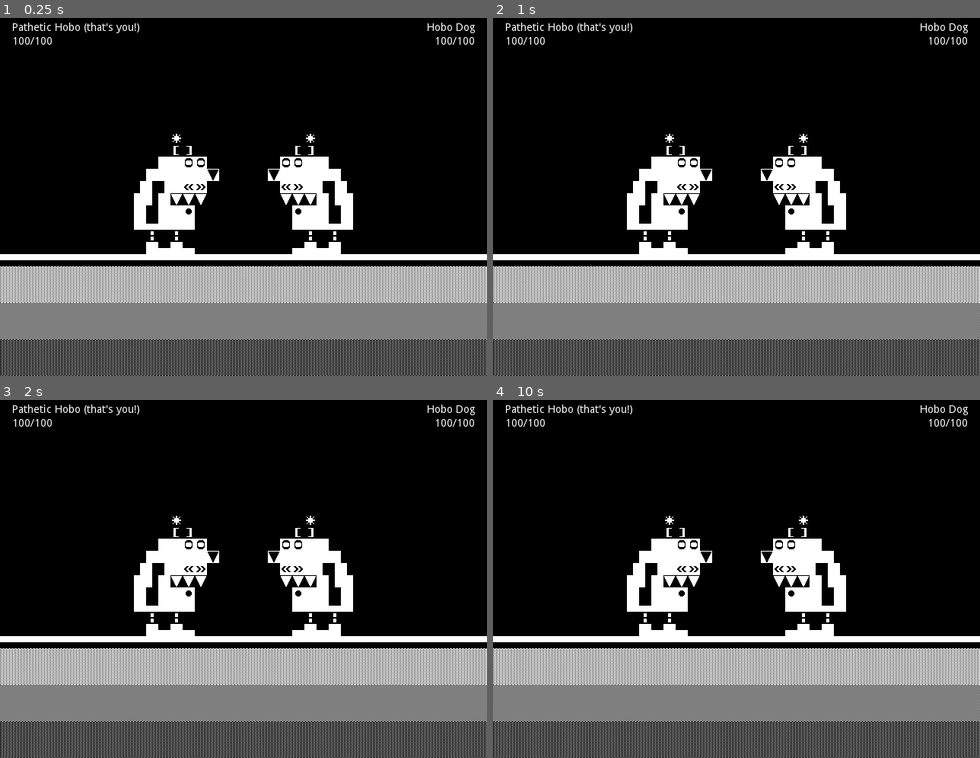
Above: before the commit, frames 1-4 (two rows, left to right).
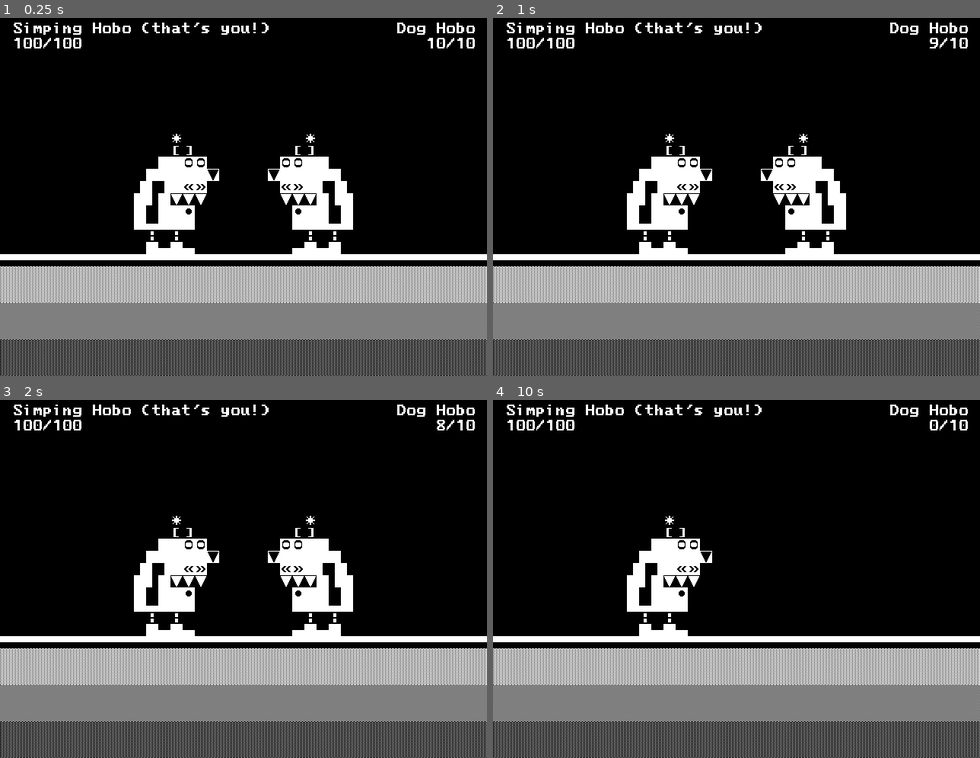
Above: after the commit, the same moments.

Repository: 2shady4u/hobo-battle-arena
Game: Godot game, scene res://src/Game.tscn
Two runs of this game, one before a commit and one after it. Both use one fixed random seed, a clock stepped at 60 frames per second and the inputs below.
Inputs:
- Up to frame 1 (0.25 s): no input
- Up to frame 2 (1 s): tap Enter at 0.5 s
- Up to frame 3 (2 s): tap Space at 1.25 s
- Up to frame 4 (10 s): tap Enter at 2.75, 4.25 s; tap Space at 3.5, 5.75 s

The runs differ from the first frame. In frame 1, 1.3% of the frame differs, in the area x 2-98%, y 1-9%; in frame 2, 1.2%; in frame 3, 1.2%; in frame 4, 3.7%, in the area x 2-98%, y 1-66%.

Commit message:
Add font & spawn/respawn mechanic for monsters

Diff:
--- /dev/null
+++ b/godot_project/fonts/Ac437_ACM_VGA_8x8.tres
@@ -0,0 +1,5 @@
+[gd_resource type="DynamicFontData" format=2]
+
+[resource]
+antialiased = false
+font_path = "res://fonts/Ac437_ACM_VGA_8x8.ttf"
--- /dev/null
+++ b/godot_project/fonts/Ac437_ACM_VGA_8x8_dynamicfont.tres
@@ -0,0 +1,6 @@
+[gd_resource type="DynamicFont" load_steps=2 format=2]
+
+[ext_resource path="res://fonts/Ac437_ACM_VGA_8x8.tres" type="DynamicFontData" id=1]
+
+[resource]
+font_data = ExtResource( 1 )
--- a/godot_project/resources/hobo_monsters/HoboDog.tres
+++ b/godot_project/resources/hobo_monsters/DogHobo.tres
@@ -1,9 +1,12 @@
-[gd_resource type="Resource" load_steps=2 format=2]
+[gd_resource type="Resource" load_steps=3 format=2]
 
 [ext_resource path="res://src/resources/HoboMonster.gd" type="Script" id=1]
+[ext_resource path="res://textures/doghobo.png" type="Texture" id=2]
 
 [resource]
 script = ExtResource( 1 )
 name = "Dog Hobo"
 health_points = 10
 attack_damage = 1
+attack_speed = 1
+texture = ExtResource( 2 )
--- a/godot_project/src/game/BattleUI.gd
+++ b/godot_project/src/game/BattleUI.gd
@@ -1,4 +1,76 @@
 extends GameTab
 
-func _ready():
+const PLAYER_NAME := "{0} Hobo (that's you!)"
+const HEALTH_BAR := "{0}/{1}"
+
+onready var _player_name_label := $MarginContainer/HB/PlayerVBox/NameLabel
+onready var _player_health_label := $MarginContainer/HB/PlayerVBox/HealthLabel
+
+onready var _monster_name_label := $MarginContainer/HB/MonsterVBox/NameLabel
+onready var _monster_health_label := $MarginContainer/HB/MonsterVBox/HealthLabel
+
+onready var _monster_sprite := $HoboMonster
+
+onready var _player_cooldown_timer := $Player/CooldownTimer
+onready var _monster_cooldown_timer := $HoboMonster/CooldownTimer
+
+onready var _respawn_timer := $RespawnTimer
+
+var monster : HoboMonster = load("res://resources/hobo_monsters/DogHobo.tres")
+var monster_health := 0
+
+func _ready() -> void:
+	randomize()
+
+	var epithet : String = EPITHETS[randi() % EPITHETS.size()]
+	epithet = epithet.capitalize()
+
+	_player_name_label.text = PLAYER_NAME.format([epithet])
+
+	_player_cooldown_timer.connect("timeout", self, "_on_player_cooldown_timeout")
+	_monster_cooldown_timer.connect("timeout", self, "_on_monster_cooldown_timeout")
+	_respawn_timer.connect("timeout", self, "_on_respawn_timer_timeout")
+
+	_spawn_monster()
+
+func _on_player_cooldown_timeout() -> void:
+	monster_health -= 1
+	if monster_health <= 0:
+		_despawn_monster()
+		_respawn_timer.start()
+
+	update_monster_health_label()
+
+func _on_monster_cooldown_timeout() -> void:
 	pass
+
+func _on_respawn_timer_timeout() -> void:
+	_spawn_monster()
+
+func _spawn_monster() -> void:
+	_monster_sprite.texture = monster.texture
+	_monster_name_label.text = monster.name
+
+	var max_health_points : int = monster.health_points
+	monster_health = max_health_points
+	update_monster_health_label()
+
+	_monster_sprite.visible = true
+	_player_cooldown_timer.start()
+	_monster_cooldown_timer.start()
+
+func _despawn_monster():
+	_monster_sprite.visible = false
+	_player_cooldown_timer.stop()
+	_monster_cooldown_timer.stop()
+
+func update_monster_health_label() -> void:
+	var max_health_points : int = monster.health_points
+	_monster_health_label.text = HEALTH_BAR.format([monster_health, max_health_points])
+
+const EPITHETS := [
+	"pathetic",
+	"mediocre",
+	"simping",
+	"hard-boiled",
+]
--- a/godot_project/src/game/BattleUI.tscn
+++ b/godot_project/src/game/BattleUI.tscn
@@ -1,8 +1,12 @@
-[gd_scene load_steps=6 format=2]
+[gd_scene load_steps=8 format=2]
 
 [ext_resource path="res://textures/doghobo.png" type="Texture" id=1]
 [ext_resource path="res://src/game/BattleUI.gd" type="Script" id=2]
 [ext_resource path="res://textures/background.png" type="Texture" id=3]
+[ext_resource path="res://fonts/Ac437_ACM_VGA_8x8_dynamicfont.tres" type="DynamicFont" id=4]
+
+[sub_resource type="Theme" id=3]
+default_font = ExtResource( 4 )
 
 [sub_resource type="Shader" id=1]
 code = "shader_type canvas_item;
@@ -24,6 +28,7 @@
 [node name="BattleUI" type="Control"]
 anchor_right = 1.0
 anchor_bottom = 1.0
+theme = SubResource( 3 )
 script = ExtResource( 2 )
 __meta__ = {
 "_edit_horizontal_guides_": [ 320.0 ],
@@ -40,10 +45,14 @@
 position = Vector2( 416, 224 )
 texture = ExtResource( 1 )
 
+[node name="CooldownTimer" type="Timer" parent="HoboMonster"]
+
 [node name="Player" type="Sprite" parent="."]
 position = Vector2( 224, 224 )
 texture = ExtResource( 1 )
 flip_h = true
+
+[node name="CooldownTimer" type="Timer" parent="Player"]
 
 [node name="MarginContainer" type="MarginContainer" parent="."]
 anchor_right = 1.0
@@ -60,51 +69,54 @@
 margin_left = 16.0
 margin_top = 16.0
 margin_right = 624.0
-margin_bottom = 48.0
+margin_bottom = 52.0
 size_flags_vertical = 0
 alignment = 1
 
 [node name="PlayerVBox" type="VBoxContainer" parent="MarginContainer/HB"]
-margin_right = 168.0
-margin_bottom = 32.0
+margin_right = 351.0
+margin_bottom = 36.0
 __meta__ = {
 "_edit_use_anchors_": false
 }
 
 [node name="NameLabel" type="Label" parent="MarginContainer/HB/PlayerVBox"]
-margin_right = 168.0
-margin_bottom = 14.0
+margin_right = 351.0
+margin_bottom = 16.0
 size_flags_horizontal = 2
 text = "Pathetic Hobo (that's you!)"
 valign = 1
 
 [node name="HealthLabel" type="Label" parent="MarginContainer/HB/PlayerVBox"]
-margin_top = 18.0
-margin_right = 168.0
-margin_bottom = 32.0
+margin_top = 20.0
+margin_right = 351.0
+margin_bottom = 36.0
 text = "100/100"
 valign = 1
 
 [node name="MonsterVBox" type="VBoxContainer" parent="MarginContainer/HB"]
-margin_left = 545.0
+margin_left = 504.0
 margin_right = 608.0
-margin_bottom = 32.0
+margin_bottom = 36.0
 size_flags_horizontal = 10
 __meta__ = {
 "_edit_use_anchors_": false
 }
 
 [node name="NameLabel" type="Label" parent="MarginContainer/HB/MonsterVBox"]
-margin_right = 63.0
-margin_bottom = 14.0
+margin_right = 104.0
+margin_bottom = 16.0
 size_flags_horizontal = 2
 text = "Hobo Dog"
 align = 2
 valign = 1
 
 [node name="HealthLabel" type="Label" parent="MarginContainer/HB/MonsterVBox"]
-margin_top = 18.0
-margin_right = 63.0
-margin_bottom = 32.0
+margin_top = 20.0
+margin_right = 104.0
+margin_bottom = 36.0
 text = "100/100"
 align = 2
+
+[node name="RespawnTimer" type="Timer" parent="."]
+one_shot = true
--- a/godot_project/src/resources/HoboMonster.gd
+++ b/godot_project/src/resources/HoboMonster.gd
@@ -6,3 +6,6 @@
 	add_property("name", "")
 	add_property("health_points", 0)
 	add_property("attack_damage", 0)
+	add_property("attack_speed", 0)
+
+	add_property("texture", preload("res://textures/doghobo.png"))
Binary file added: godot_project/fonts/Ac437_ACM_VGA_8x8.ttf
